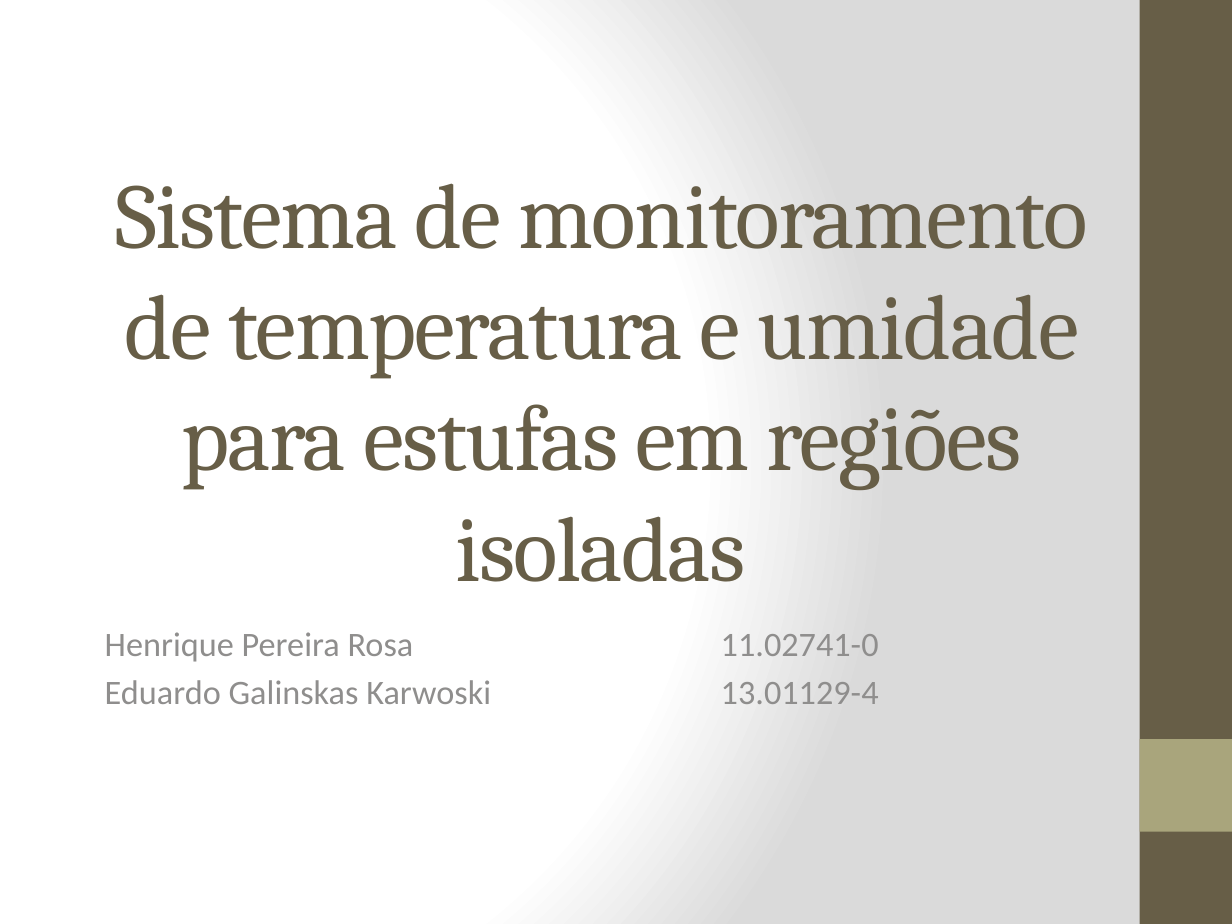
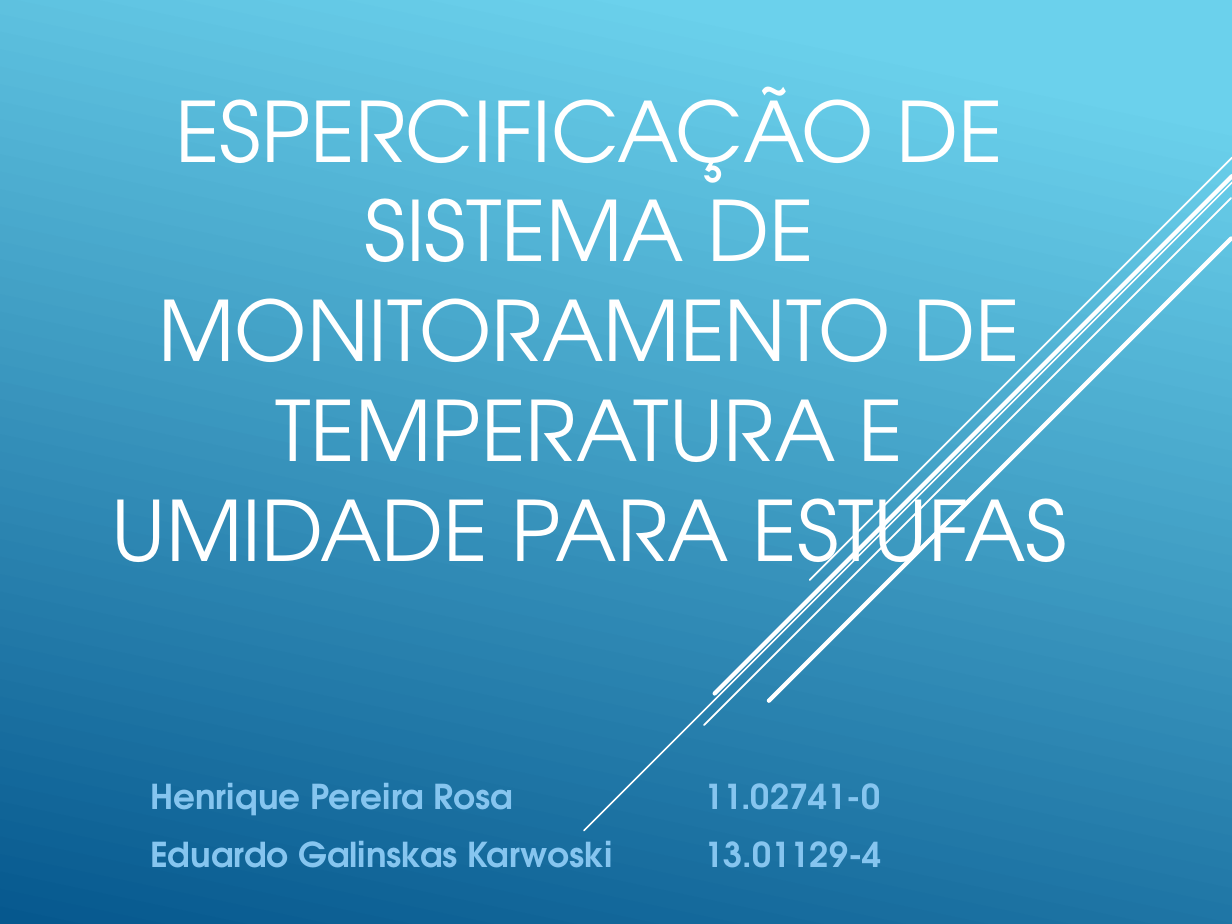
Before and after one commit to EduGalinskas/Entegas, a slide deck: slide 1 of Aula11-Sensor/Sistema de Monitoramento.pptx. Drawn at 1232x924 pixels with LibreOffice and Linux fonts; fonts in the diff are those of the drawing. Boxes give left, top, right and bottom in pixels: in the first picture for what was removed or moved away, otherwise in the second. Text is boxed around its words. In the diff, an @@ line names an element or a change of style, - is before the commit and + after.

```diff
--- a/Aula11-Sensor/Sistema de Monitoramento.pptx
+++ b/Aula11-Sensor/Sistema de Monitoramento.pptx
@@ background gradient #FFFFFF to #DADADA to gradient #6ED2EB to #06588E @@
@@ rectangle removed at [1140,0,1232,924] @@
@@ title at [112,86,1067,600]: text changed; size 54 to 48.6 pt; font Cambria to TeX Gyre Adventor; text colour #675E47 to #FFFFFF @@
-Sistema de monitoramento de temperatura e umidade para estufas em regiões isoladas
+ESPERCIFICAÇÃO DE SISTEMA DE MONITORAMENTO DE TEMPERATURA E UMIDADE PARA ESTUFAS
@@ group added at [584,158,1232,830]: 5 lines @@
@@ rectangle removed at [1140,739,1232,832] @@
@@ subtitle "Henrique Pereira Rosa 11.02741-0": place and size @@
-subtitle "Henrique Pereira Rosa 11.02741-0" at [105,632,879,704]
+subtitle "Henrique Pereira Rosa 11.02741-0" at [150,783,881,868]
@@ subtitle "Henrique Pereira Rosa 11.02741-0" at [150,783,881,868]: font Calibri to TeX Gyre Adventor, text colour #8F8F8D to #86C5EF, bold on; more space between paragraphs @@
```
Also in this commit, not shown: 1 other slide changed, 5 slides added, 2 slides removed, 4 other files.
